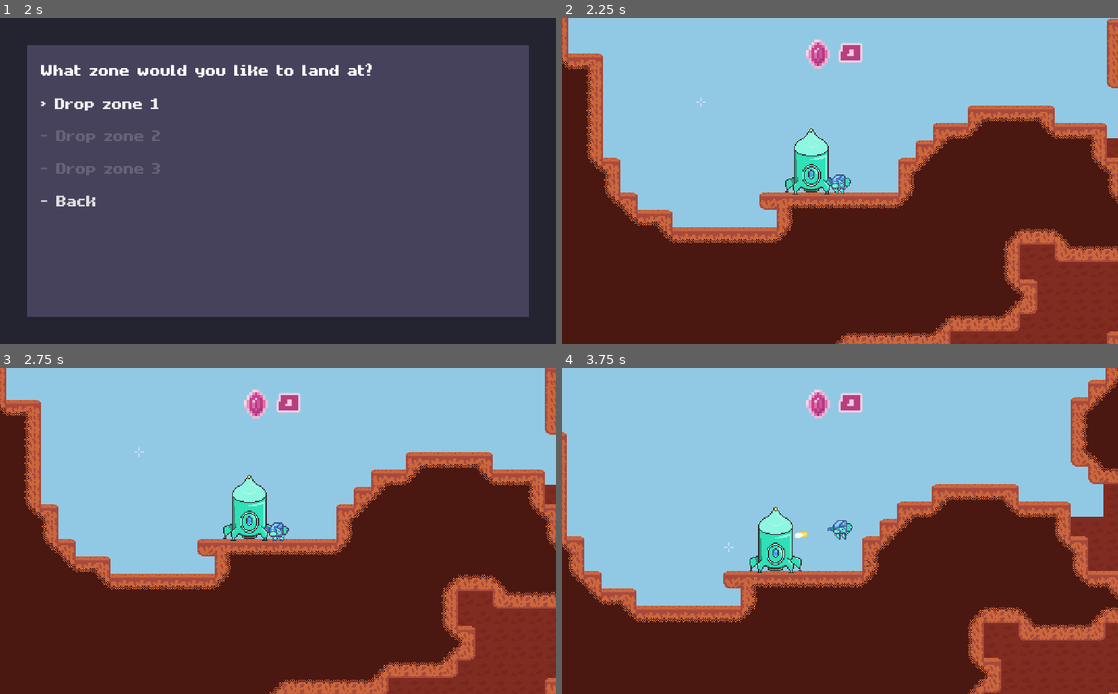
Above: before the commit, frames 1-4 (two rows, left to right).
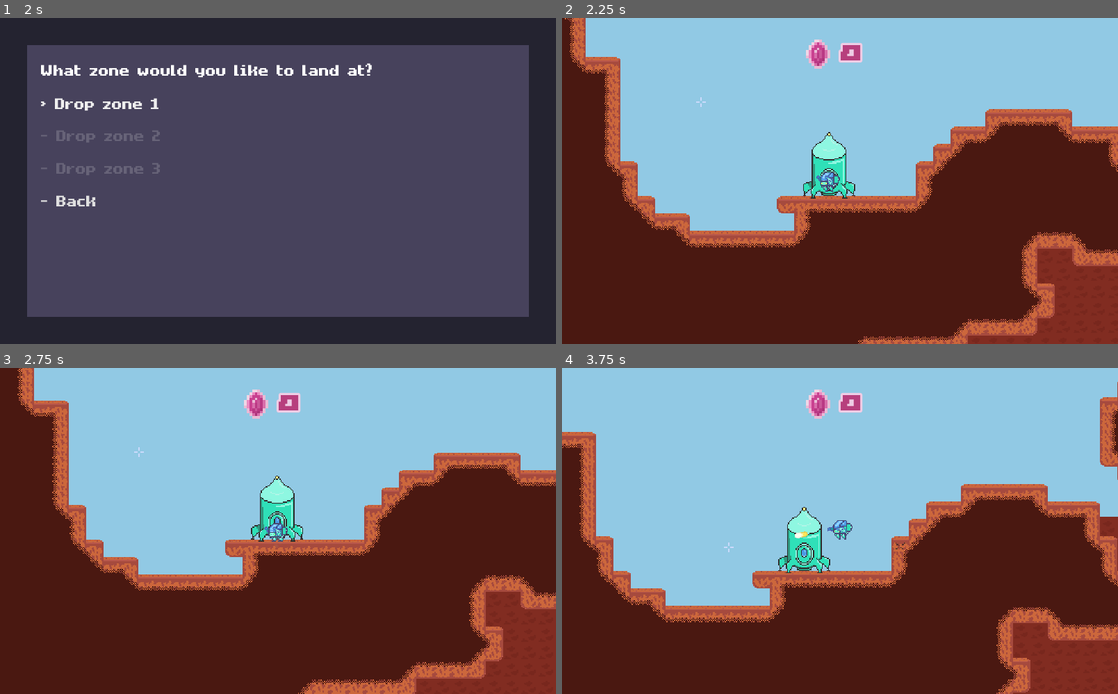
Above: after the commit, the same moments.

Repository: MichaelRRyan/Mecha-Miners
Game: Godot game, scene res://scenes/screens/ShipScreen.tscn
The game is run twice, just before and just after one commit, with the same random seed, the same clock (stepped at 60 frames per second) and the same inputs.
Inputs (mouse positions are in pixels of both pictures, inside the frame that each line leads up to):
- Up to frame 1 (2 s): click "> Navigate" at 0.5 s; click "> Free for all planet" at 1.25 s
- Up to frame 2 (2.25 s): click "> Drop zone 1" at 2 s
- Up to frame 3 (2.75 s): no input
- Up to frame 4 (3.75 s): tap Enter at 2.75 s; move the mouse to (962, 514) at 2.77 s; press the mouse at (962, 514) at 2.78 s; hold D (move_right) 2.78-3.53 s; tap W (jump) at 3.02 s; move the mouse to (728, 547) at 3.52 s; release the mouse at (728, 547) at 3.53 s; hold A (move_left) from 3.53 s (still down); right-click (728, 547) at 3.6 s

Frame 1 is identical in both runs. In frame 2, 15% of the frame differs, in the area x 0-100%, y 0-100%; in frame 3, 17%; in frame 4, 18%.

Commit message:
Moved spawn location to the drop pod
Additionally made the player spawn at the spawn point when entering the gameplay screen.

Diff:
--- a/scenes/Gameplay.tscn
+++ b/scenes/Gameplay.tscn
@@ -18,7 +18,7 @@
 script = ExtResource( 7 )
 
 [node name="SpawnPoint" type="Node2D" parent="PlayerManager"]
-position = Vector2( 93, -51 )
+position = Vector2( 64, 111 )
 
 [node name="Player" parent="PlayerManager" instance=ExtResource( 1 )]
 position = Vector2( 90.4262, 116.708 )
@@ -37,8 +37,6 @@
 
 [node name="Particles" type="Node2D" parent="." groups=["particle_container"]]
 
-[node name="CrystalShards" type="Node2D" parent="." groups=["crystal_container"]]
-
 [node name="DropPod" parent="." instance=ExtResource( 5 )]
 
 [connection signal="menu_toggled" from="GUIManager" to="Cursor" method="_on_GUIManager_menu_toggled"]
--- a/scripts/PlayerManager.gd
+++ b/scripts/PlayerManager.gd
@@ -11,6 +11,7 @@
 # -----------------------------------------------------------------------------
 func _ready():
 	spawn_point = $SpawnPoint.position
+	$Player.position = spawn_point
 	var _r = $Player.connect("died", self, "_on_player_died", [$Player])
 
 	_r = Network.connect("player_connected", self, "_on_player_connected")
